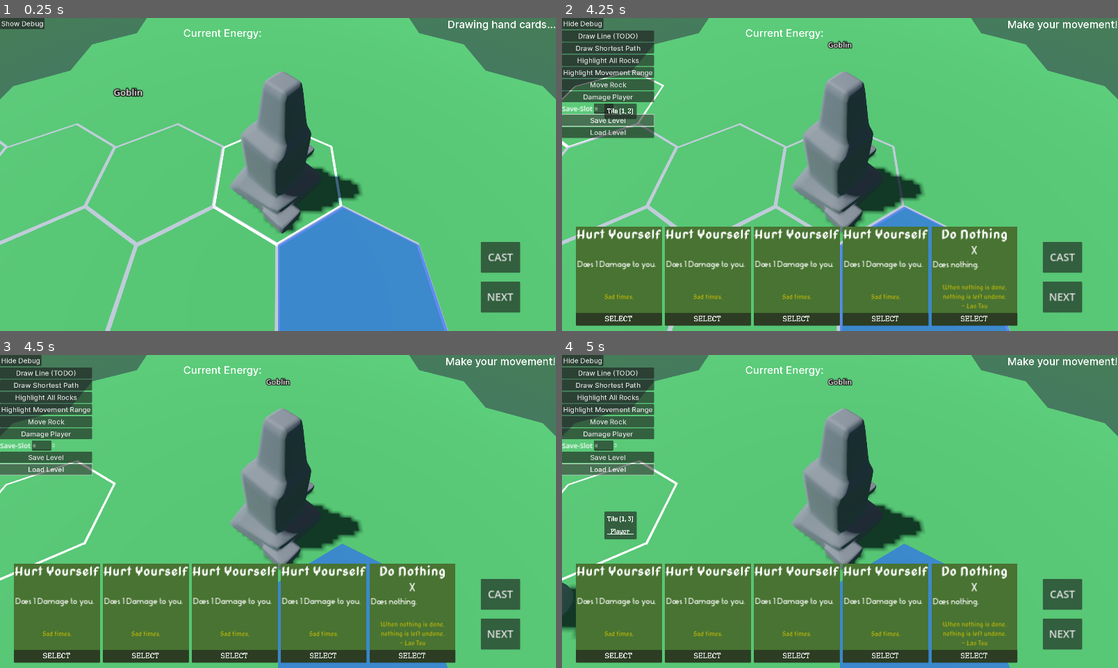
Above: before the commit, frames 1-4 (two rows, left to right).
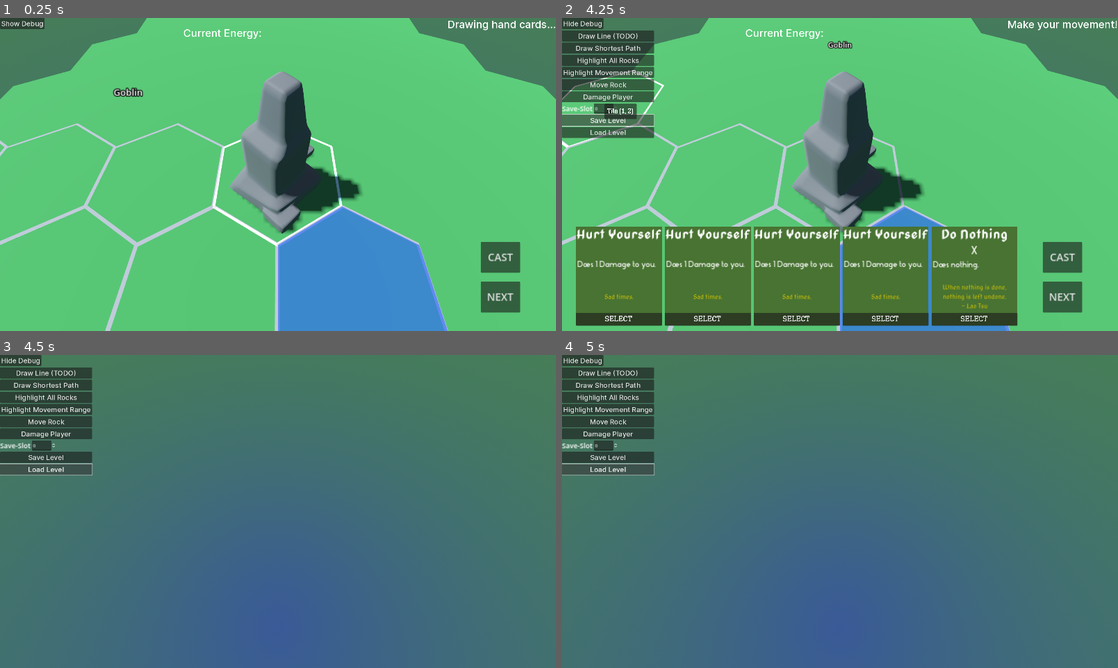
Above: after the commit, the same moments.

Repository: nheeb/spell-tactics
Game: Godot game, scene res://Logic/Main.tscn
The game is run twice, just before and just after one commit, with the same random seed, the same clock (stepped at 60 frames per second) and the same inputs.
Inputs:
- Up to frame 1 (0.25 s): no input
- Up to frame 2 (4.25 s): click "NEXT" at 0.5 s; click "NEXT" at 1.25 s; click "Show Debug" at 2 s; click "Draw Line (TODO)" at 2.75 s; click "Save Level" at 3.5 s
- Up to frame 3 (4.5 s): click "Load Level" at 4.25 s
- Up to frame 4 (5 s): no input

Frames 1-2 are identical in both runs. In frame 3, 93% of the frame differs, in the area x 0-100%, y 0-100%; in frame 4, 93%.
Error after the commit: Invalid call. Nonexistent function 'deserialize' in base 'Nil'. (res://Logic/Combat.gd:158)

Commit message:
reconnect debug ui buttons

Diff:
--- a/Logic/Main.tscn
+++ b/Logic/Main.tscn
@@ -1,7 +1,8 @@
-[gd_scene load_steps=6 format=3 uid="uid://brhegqlf0sm1x"]
+[gd_scene load_steps=7 format=3 uid="uid://brhegqlf0sm1x"]
 
 [ext_resource type="PackedScene" uid="uid://cs6vnuiljtmct" path="res://Prototype/World.tscn" id="1_dlhxl"]
 [ext_resource type="FontFile" uid="uid://vv23ki1g4lrd" path="res://Assets/Fonts/Inter-Medium.ttf" id="2_3ykw6"]
+[ext_resource type="Script" path="res://UI/DebugUI.gd" id="2_gty54"]
 [ext_resource type="Script" path="res://UI/PopUpHandler.gd" id="3_mq6gx"]
 [ext_resource type="PackedScene" uid="uid://dofxa8sxjy7aw" path="res://UI/PopUp.tscn" id="4_4622k"]
 
@@ -16,7 +17,7 @@
 grow_horizontal = 2
 grow_vertical = 2
 
-[node name="SubViewportContainer" type="SubViewportContainer" parent="."]
+[node name="3DViewportContainer" type="SubViewportContainer" parent="."]
 layout_mode = 1
 anchors_preset = 15
 anchor_right = 1.0
@@ -25,14 +26,14 @@
 grow_vertical = 2
 stretch = true
 
-[node name="SubViewport" type="SubViewport" parent="SubViewportContainer"]
+[node name="3DViewport" type="SubViewport" parent="3DViewportContainer"]
 handle_input_locally = false
 msaa_3d = 1
 physics_object_picking = true
 size = Vector2i(1920, 1080)
 render_target_update_mode = 4
 
-[node name="World" parent="SubViewportContainer/SubViewport" instance=ExtResource("1_dlhxl")]
+[node name="World" parent="3DViewportContainer/3DViewport" instance=ExtResource("1_dlhxl")]
 
 [node name="UILayer" type="CanvasLayer" parent="." groups=["ui_root"]]
 
@@ -44,6 +45,7 @@
 grow_horizontal = 2
 grow_vertical = 2
 mouse_filter = 2
+script = ExtResource("2_gty54")
 
 [node name="List" type="VBoxContainer" parent="UILayer/DebugUI"]
 unique_name_in_owner = true
@@ -100,14 +102,6 @@
 theme_override_font_sizes/font_size = 24
 text = "Damage Player"
 
-[node name="ToggleTileLabels" type="Button" parent="UILayer/DebugUI/List"]
-visible = false
-custom_minimum_size = Vector2(32, 32)
-layout_mode = 2
-theme_override_fonts/font = ExtResource("2_3ykw6")
-theme_override_font_sizes/font_size = 24
-text = "Toggle Tile Labels"
-
 [node name="HBoxContainer" type="HBoxContainer" parent="UILayer/DebugUI/List"]
 layout_mode = 2
 
@@ -119,6 +113,7 @@
 [node name="SaveID" type="SpinBox" parent="UILayer/DebugUI/List/HBoxContainer"]
 unique_name_in_owner = true
 layout_mode = 2
+rounded = true
 
 [node name="SaveLevel" type="Button" parent="UILayer/DebugUI/List"]
 custom_minimum_size = Vector2(32, 32)
@@ -156,7 +151,7 @@
 grow_vertical = 2
 mouse_filter = 2
 script = ExtResource("3_mq6gx")
-viewport = NodePath("../../SubViewportContainer/SubViewport")
+viewport = NodePath("../../3DViewportContainer/3DViewport")
 
 [node name="PopUp" parent="PopupsLayer/PopUpHandler" instance=ExtResource("4_4622k")]
 visible = false
@@ -166,4 +161,14 @@
 offset_right = 966.0
 offset_bottom = 504.0
 
-[connection signal="pressed" from="UILayer/DebugUI/ShowDebug" to="SubViewportContainer/SubViewport/World" method="_on_show_debug_pressed"]
+[connection signal="load_game_pressed" from="UILayer/DebugUI" to="3DViewportContainer/3DViewport/World" method="_on_load_game_pressed"]
+[connection signal="save_game_pressed" from="UILayer/DebugUI" to="3DViewportContainer/3DViewport/World" method="_on_save_game_pressed"]
+[connection signal="pressed" from="UILayer/DebugUI/List/LineButton" to="3DViewportContainer/3DViewport/World" method="_on_line_button_pressed"]
+[connection signal="pressed" from="UILayer/DebugUI/List/NavButton" to="3DViewportContainer/3DViewport/World" method="_on_nav_button_pressed"]
+[connection signal="pressed" from="UILayer/DebugUI/List/EntityFindButton" to="3DViewportContainer/3DViewport/World" method="_on_entity_find_button_pressed"]
+[connection signal="pressed" from="UILayer/DebugUI/List/MovementRangeButton" to="3DViewportContainer/3DViewport/World" method="_on_movement_range_button_pressed"]
+[connection signal="pressed" from="UILayer/DebugUI/List/MoveRockButton" to="3DViewportContainer/3DViewport/World" method="_on_move_rock_button_pressed"]
+[connection signal="pressed" from="UILayer/DebugUI/List/DamagePlayer" to="3DViewportContainer/3DViewport/World" method="_on_damage_player_pressed"]
+[connection signal="pressed" from="UILayer/DebugUI/List/SaveLevel" to="UILayer/DebugUI" method="_on_save_level_pressed"]
+[connection signal="pressed" from="UILayer/DebugUI/List/LoadLevel" to="UILayer/DebugUI" method="_on_load_level_pressed"]
+[connection signal="pressed" from="UILayer/DebugUI/ShowDebug" to="3DViewportContainer/3DViewport/World" method="_on_show_debug_pressed"]
--- a/Prototype/TestPopup.tscn
+++ /dev/null
@@ -1,31 +0,0 @@
-[gd_scene load_steps=3 format=3 uid="uid://cfui0qd8qiwxj"]
-
-[ext_resource type="PackedScene" uid="uid://dofxa8sxjy7aw" path="res://UI/PopUp.tscn" id="1_10ker"]
-[ext_resource type="Script" path="res://Prototype/test_popup.gd" id="1_y0pmx"]
-
-[node name="TestPopup" type="Control"]
-layout_mode = 3
-anchors_preset = 0
-script = ExtResource("1_y0pmx")
-
-[node name="PopUp" parent="." instance=ExtResource("1_10ker")]
-layout_mode = 0
-
-[node name="Button" type="Button" parent="."]
-layout_mode = 0
-offset_left = 92.0
-offset_top = 509.0
-offset_right = 220.0
-offset_bottom = 540.0
-text = "Show Small Tile"
-
-[node name="Button2" type="Button" parent="."]
-layout_mode = 0
-offset_left = 243.0
-offset_top = 509.0
-offset_right = 374.0
-offset_bottom = 540.0
-text = "Show Entity Tile"
-
-[connection signal="pressed" from="Button" to="." method="_on_button_pressed"]
-[connection signal="pressed" from="Button2" to="." method="_on_button_2_pressed"]
--- a/Prototype/World.gd
+++ b/Prototype/World.gd
@@ -26,6 +26,8 @@
 
 	combat.advance_and_process_until_next_player_action_needed()
 	combat.animation.play_animation_queue()
+
+
 
 
 var flip := false
@@ -67,12 +69,12 @@
 	level.player.hp -= 1
 
 
-func _on_save_level_pressed() -> void:
+func _on_save_game_pressed(id: String) -> void:
 	#level.save_to_disk("user://level.tres")
-	combat.save_to_disk(Game.SAVE_DIR_RES + "combat-%s.tres" % %SaveID.value)
+	combat.save_to_disk(Game.SAVE_DIR_RES + "combat-%s.tres" % id)
 
 
-func _on_load_level_pressed() -> void:
+func _on_load_game_pressed(id: String) -> void:
 	#var loaded_level = Level.load_from_disk("user://level.tres")
 	#loaded_level.name = "Level"
 	#level.free()
@@ -80,7 +82,7 @@
 	for node in [level, combat, combat_ui]:
 		if is_instance_valid(node):
 			node.free()
-	combat = Combat.load_from_disk(Game.SAVE_DIR_RES + "combat-%s.tres" % %SaveID.value)
+	combat = Combat.load_from_disk(Game.SAVE_DIR_RES + "combat-%s.tres" % id)
 	add_child(combat)
 	level = combat.level
 	level.name = "Level"
@@ -105,3 +107,8 @@
 		debug_ui.get_node("%ShowDebug").text = "Hide Debug"
 	else:
 		debug_ui.get_node("%ShowDebug").text = "Show Debug"
+
+
+func _on_line_button_pressed() -> void:
+	# TODO implement drawing line
+	pass # Replace with function body.
--- a/Prototype/test_popup.gd
+++ /dev/null
@@ -1,59 +0,0 @@
-class_name PopUpHandler extends Control
-
-
-func _ready() -> void:
-	var rock: EntityType = load("res://Entities/Environment/Rock.tres") as EntityType
-	print(rock)
-	Events.tile_hovered_long.connect(show_tile_popup)
-	Events.tile_unhovered_long.connect(hide_tile_popup)
-
-var current_tile: Tile
-var screen_pos: Vector2 # target from unprojecting the camera
-var prev_screen_pos: Vector2
-
-func show_tile_popup(tile: Tile):
-	var popup = $PopUp
-	popup.name = "PopUp"
-	current_tile = tile
-	screen_pos = get_viewport().get_camera_3d().unproject_position(tile.global_position)
-	popup.position = screen_pos
-	popup.show()
-	popup.show_tile(tile)
-
-func hide_tile_popup(tile: Tile):
-	current_tile = null
-	$PopUp.hide()
-
-
-func _process(delta: float) -> void:
-	if current_tile != null:
-		prev_screen_pos = screen_pos
-		screen_pos = get_viewport().get_camera_3d().unproject_position(current_tile.global_position)
-		$PopUp.position = $PopUp.position.lerp(screen_pos, 0.99)
-
-
-
-func _on_button_pressed() -> void:
-	var tile = Tile.new()
-	tile.r = 1
-	tile.q = 2
-
-	$PopUp.show_tile(tile)
-
-
-const COMBAT := preload("res://Logic/Combat.tscn")
-const ROCK := preload("res://Entities/Environment/Rock.tres")
-func _on_button_2_pressed() -> void:
-	var combat = COMBAT.instantiate()
-	#add_child(combat)
-
-	#combat.create_prototype_level()
-	var tile = Tile.new()
-	tile.r = 3
-	tile.q = 4
-	var test = EntityType.new()
-	var rock: EntityType = ROCK as EntityType
-	var entity_rock: Entity = rock.create_entity(null)
-	var entity: Entity = Combat.WATER_ENTITY.create_entity(null)
-	tile.entities = [entity]
-	$PopUp.show_tile(tile)
--- /dev/null
+++ b/UI/DebugUI.gd
@@ -0,0 +1,11 @@
+extends Control
+
+signal save_game_pressed(id)
+signal load_game_pressed(id)
+
+func _on_save_level_pressed() -> void:
+	save_game_pressed.emit(str(int(%SaveID.value)))
+
+
+func _on_load_level_pressed() -> void:
+	load_game_pressed.emit(str(int(%SaveID.value)))
